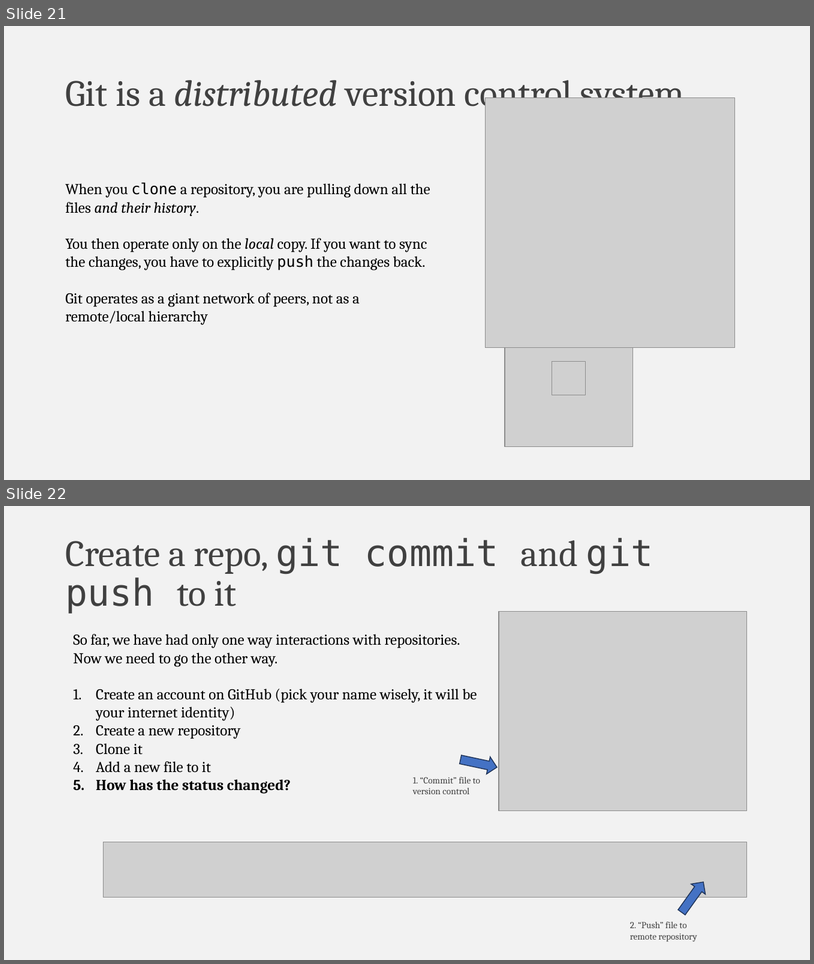
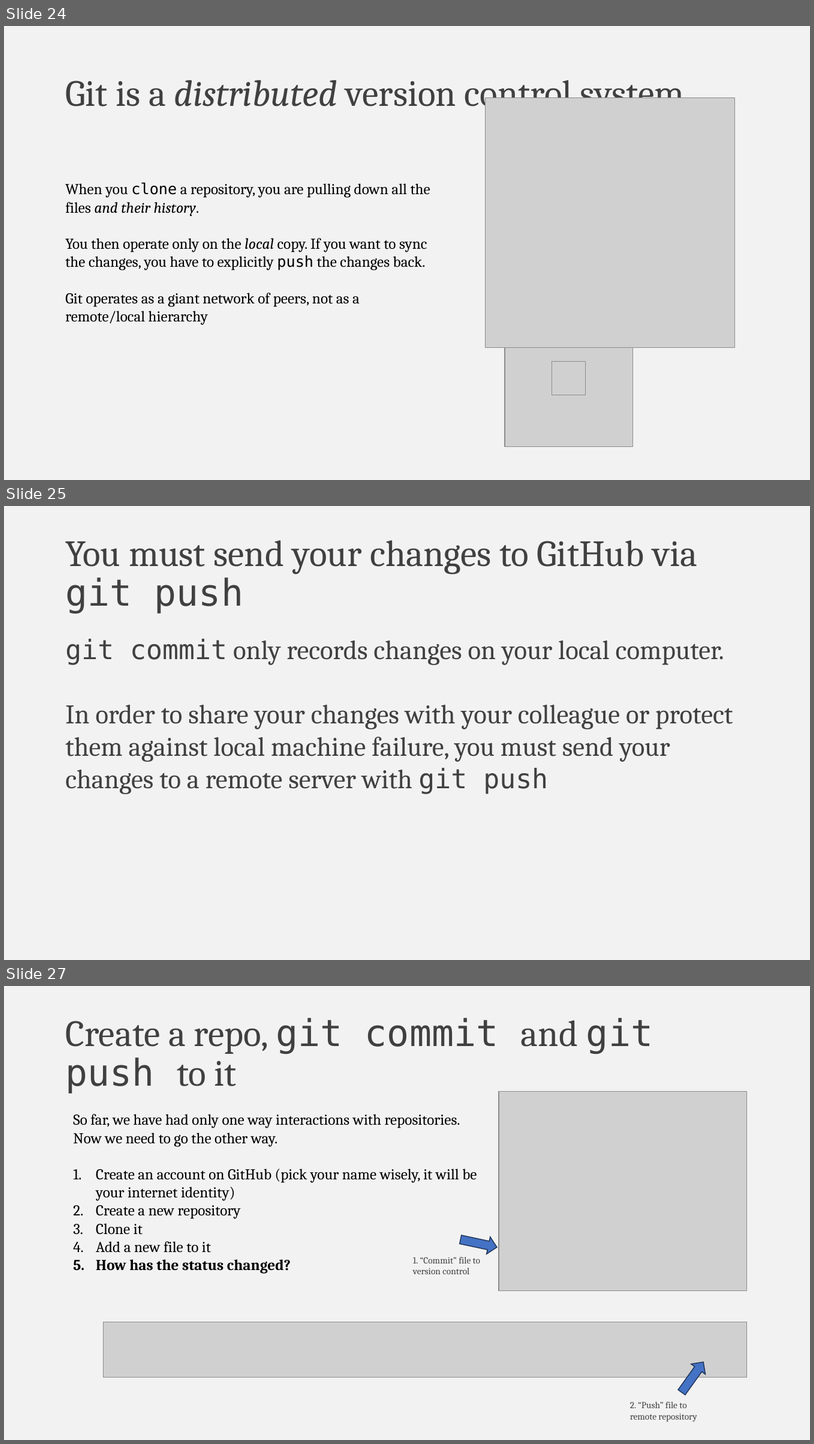
Before and after one commit to falconair/ProgrammingForAnalytics, a slide deck: lectures/050_git_version_control/Why do you need version control.pptx. Shown one above the other, each under a label of ours: slides 21 and 22 before the commit, slides 24, 25 and 27 after it; the slides between them are not shown. The pictures are 814x964 and 814x1444 pixels, drawn with LibreOffice and Linux fonts; fonts in the diff are those of the drawing; grey boxes stand for pictures. Boxes give left, top, right and bottom in pixels: in the first picture for what was removed or moved away, otherwise in the second. Text is boxed around its words. In the diff, an @@ line names an element or a change of style, - is before the commit and + after.

```diff
--- a/lectures/050_git_version_control/Why do you need version control.pptx
+++ b/lectures/050_git_version_control/Why do you need version control.pptx
@@ slide 25 added at <box>4,506,810,960</box>, background #F2F2F2 @@
@@ title added at <box>65,540,698,613</box>, 44 pt, text #404040 @@
+You must send your changes to GitHub via git push
@@ text added at <box>65,639,733,794</box>, 32 pt, text #404040 @@
+git commit only records changes on your local computer.
+In order to share your changes with your colleague or protect them against local machine failure, you must send your changes to a remote server with git push
@@ what was slide 21 is now slide 24 @@
@@ what was slide 22 is now slide 27 @@
```
Also in this commit, not shown: 10 slides changed, 4 other slides added, 1 other file.
